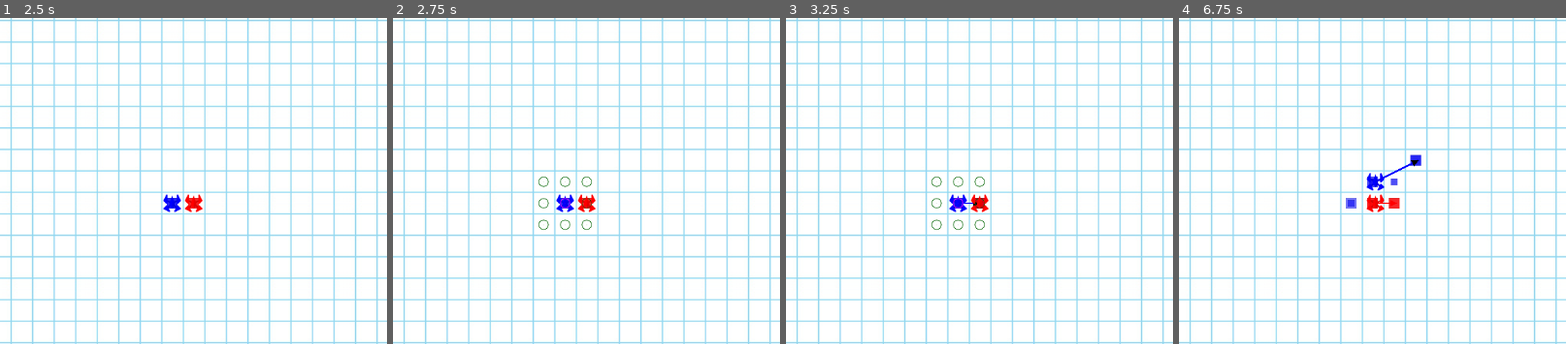
Above: before the commit, frames 1-4 (left to right).
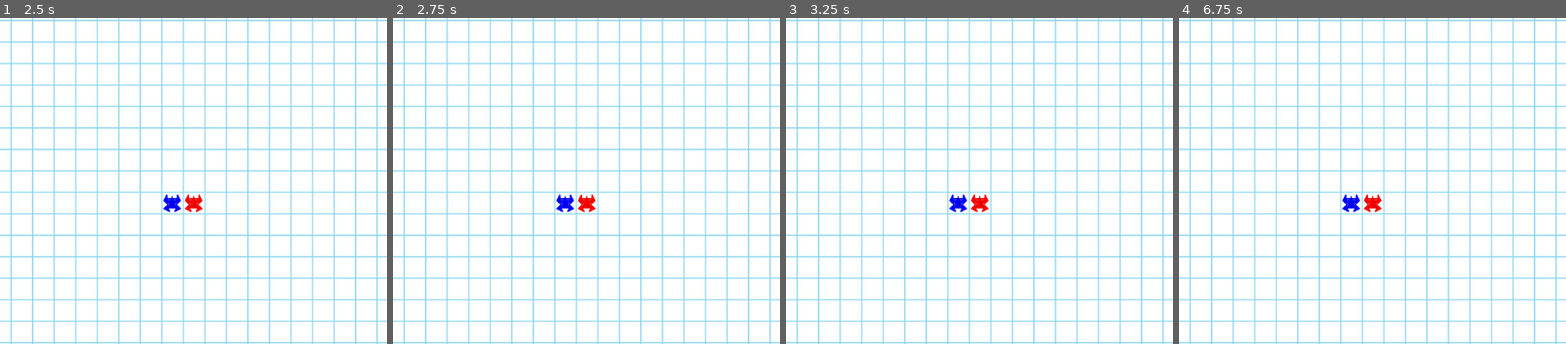
Above: after the commit, the same moments.

Repository: broosnemanic/race_game
Game: Godot game, scene res://scenes/game_control.tscn
Two runs of this game, one before a commit and one after it. Both use one fixed random seed, a clock stepped at 60 frames per second and the inputs below.
Inputs (mouse positions are % of the whole screen's width and height, from its top left):
- Up to frame 1 (2.5 s): tap Enter at 0.5, 2 s; click (50, 41) at 0.67 s; tap Space at 1.25 s; click (50, 41) at 1.42 s; move the mouse to (53, 41) at 2.02 s; click (53, 41) at 2.17 s
- Up to frame 2 (2.75 s): no input
- Up to frame 3 (3.25 s): tap Space at 2.75 s; click (53, 41) at 2.92 s
- Up to frame 4 (6.75 s): tap Enter at 3.5 s; move the mouse to (53, 38) at 3.52 s; click (53, 38) at 3.67 s; tap Space at 4.25 s; move the mouse to (53, 41) at 4.27 s; click (53, 41) at 4.42 s; move the mouse to (55, 41) at 5.02 s; click (55, 41) at 5.17 s; move the mouse to (58, 34) at 5.77 s; click (58, 34) at 5.92 s; move the mouse to (56, 41) at 6.52 s; click (56, 41) at 6.67 s
The pictures show only the part of the screen within x 28-78%, y 12-62%; the shares and areas given below are measured in that part.

Frame 1 is identical in both runs. In frame 2, 0.3% of the frame differs, in the area x 37-52%, y 48-65%; in frame 3, 0.3%; in frame 4, 0.9%, in the area x 42-63%, y 41-60%.

Commit message:
overlap collision endpoint
Overlap collision is working - but wll be replaced by sequential collisions

Diff:
--- a/scripts/board.gd
+++ b/scripts/board.gd
@@ -126,7 +126,7 @@
 	for i_ship: Ship in ships:
 		var t_path: DescretePath = i_ship.descrete_path
 		t_path.populate_padded_steps(t_tic_count, t_path.coords[0], t_path.coords[-1])
-	for i_tic: int in range(0, t_tic_count):
+	for i_tic: int in range(0, t_tic_count - 1):
 		for i_ship: Ship in ships:
 				# Create tween to move i_ship the next step
 				var t_coord: Vector2i = i_ship.descrete_path.padded_steps[i_tic]
@@ -136,16 +136,40 @@
 		# We want both ships to move once per tic (if it has a move remaining)
 		# Then move on to next tic
 		# TODO: find and resolve collisions
-		var t_report: Dictionary[Vector2i, ArrayInt] = collision_report(i_tic)
+		var t_report: Dictionary[Vector2i, ArrayInt] = collision_report()
 		for i_key: Vector2i in t_report.keys():
 			var t_players: ArrayInt = t_report[i_key]
 			if t_players.i.size() > 1:
-				print("collision!")
+				print("collision!: " + str(t_players.i))
+				process_collisions(t_players)
 	all_moves_completed.emit()
 
 
+func process_collisions(a_players: ArrayInt) -> void:
+	var t_ships: Array[Ship] = []
+	var t_paths: Array[DescretePath] = []
+	var t_velocities: Array[Vector2i] = []
+	for i_player: int in a_players.i:
+		t_ships.append(ships[i_player])
+	for i_ship: Ship in t_ships:
+		t_paths.append(i_ship.descrete_path)
+		t_velocities.append(i_ship.velocity)
+	# Take first path and put it at end
+	# TODO: refactor to remove the double counting of velocity / path
+	var t_path: DescretePath = t_paths.pop_front()
+	var t_velocity: Vector2i = t_velocities.pop_front()
+	t_paths.append(t_path)
+	t_velocities.append(t_velocity)
+	for i_index: int in range(t_ships.size()):
+		t_ships[i_index].descrete_path = t_paths[i_index]
+		t_ships[i_index].velocity = t_velocities[i_index]
+	for i_ship: Ship in ships:
+		i_ship.point_at_velocity()
+
+
+
 # Key is coord of collision; item is list of players
-func collision_report(a_tic: int) -> Dictionary[Vector2i, ArrayInt]:
+func collision_report() -> Dictionary[Vector2i, ArrayInt]:
 	var t_report: Dictionary[Vector2i, ArrayInt] = {}
 	for i_ship: Ship in ships:
 			var t_coord: Vector2i = coords_from_position(i_ship.position)
@@ -165,8 +189,8 @@
 
 # Given a tic, returns list of ships (by player) that are sharing a square
 # Assumes populate_padded_steps has been called on all ships
-func collision_list(a_tic: int) -> Array[ArrayInt]:
-	return []
+#func collision_list(a_tic: int) -> Array[ArrayInt]:
+	#return []
 
 
 
--- a/scripts/constants.gd
+++ b/scripts/constants.gd
@@ -13,7 +13,8 @@
 
 
 const player_color: Dictionary[int, Color] = {	0: Color("blue"),
-												1: Color("red")
+												1: Color("red"),
+												2: Color("00a07aff")
 											}
 
 const MOVE_TIME: float = 0.5
--- a/scripts/ship.gd
+++ b/scripts/ship.gd
@@ -134,6 +134,16 @@
 	path = descrete_path.coords
 
 
+func point_at_velocity() -> void:
+	var t_pos: Vector2 = velocity * Constants.ORIGINAL_SQUARE_SIZE
+	marker_pointer.points[1] = t_pos
+	marker_arrow.position = t_pos
+	marker_arrow.point_along_coords(Vector2.ZERO, t_pos)
+
+
+
+
+
 func display_markers(a_is_displayed: bool) -> void:
 	for i_index: int in range(markers.size()):
 		var t_marker: Marker = markers[i_index]
